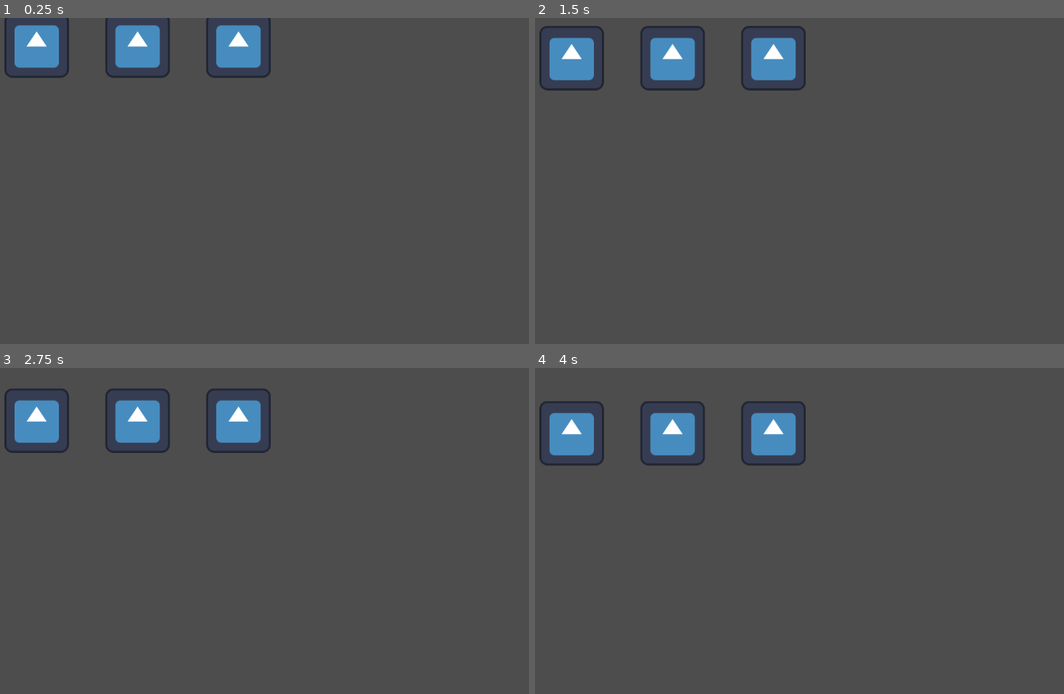
Above: before the commit, frames 1-4 (two rows, left to right).
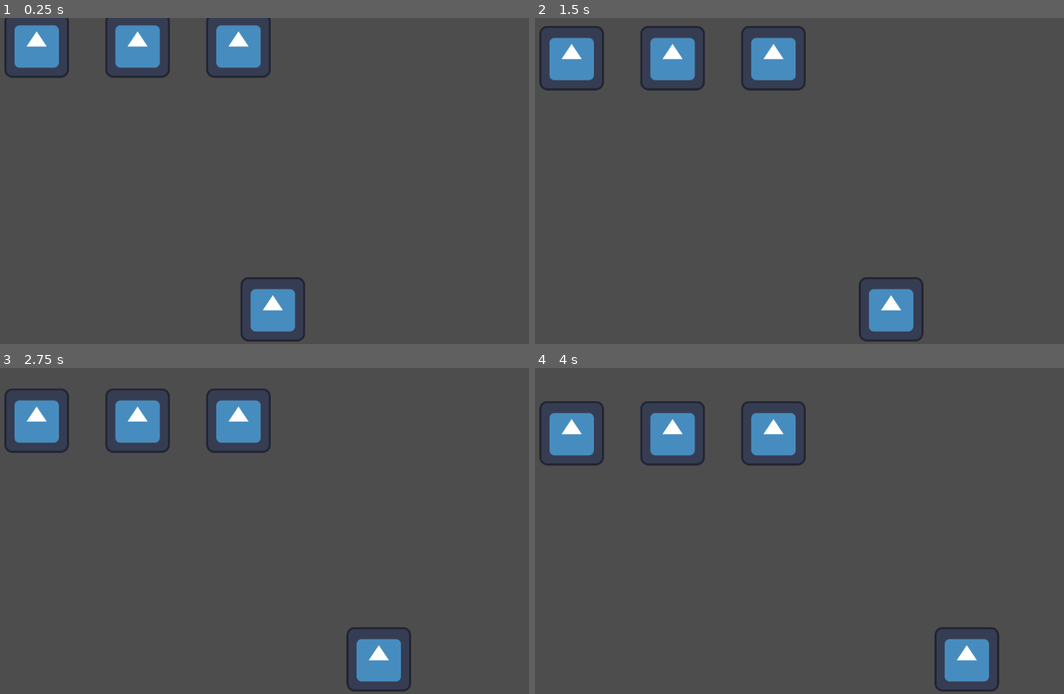
Above: after the commit, the same moments.

Repository: Pchristy03/EAP-Redox
Game: Godot game, scene res://main.tscn
Two runs of this game, one before a commit and one after it. Both use one fixed random seed, a clock stepped at 60 frames per second and the inputs below. The engine's default icon, where the game draws it, is replaced by a stand-in: a white triangle on a blue panel in a dark square.
Inputs:
- Up to frame 1 (0.25 s): no input
- Up to frame 2 (1.5 s): hold Right (ui_right) 0.53-1.28 s; hold Left (ui_left) from 1.28 s (still down)
- Up to frame 3 (2.75 s): release Left (ui_left) at 2.03 s; hold Right (ui_right) from 2.03 s (still down)
- Up to frame 4 (4 s): release Right (ui_right) at 3.53 s; hold Left (ui_left) from 3.53 s (still down)

The runs differ from the first frame. In frame 1, 1.4% of the frame differs, in the area x 45-58%, y 79-100%; in frame 2, 1.4%; in frame 3, 1.4%; in frame 4, 1.4%.

Commit message:
Created Player

Diff:
--- a/asteroid.tscn
+++ b/asteroid.tscn
@@ -6,6 +6,7 @@
 [node name="Asteroid" type="RigidBody2D"]
 gravity_scale = 0.0
 script = ExtResource("1_6ar2y")
+metadata/_edit_group_ = true
 
 [node name="CollisionShape2D" type="CollisionShape2D" parent="."]
 
--- a/main.tscn
+++ b/main.tscn
@@ -1,8 +1,12 @@
-[gd_scene load_steps=3 format=3 uid="uid://b6ptmm0gi8ugi"]
+[gd_scene load_steps=4 format=3 uid="uid://b6ptmm0gi8ugi"]
 
 [ext_resource type="Script" path="res://main.gd" id="1_mgsto"]
 [ext_resource type="PackedScene" uid="uid://dx5bv4rboi0lv" path="res://asteroid.tscn" id="2_bot5a"]
+[ext_resource type="PackedScene" uid="uid://bxt30ase8f12x" path="res://player.tscn" id="3_tc4d2"]
 
 [node name="Main" type="Node"]
 script = ExtResource("1_mgsto")
 ast_scene = ExtResource("2_bot5a")
+
+[node name="Player" parent="." instance=ExtResource("3_tc4d2")]
+position = Vector2(568, 579)
--- /dev/null
+++ b/player.gd
@@ -0,0 +1,12 @@
+extends CharacterBody2D
+
+const SPEED = 300.0
+
+func _physics_process(delta):
+	var direction = Input.get_axis("ui_left", "ui_right")
+	if direction:
+		velocity.x = direction * SPEED
+	else:
+		velocity.x = move_toward(velocity.x, 0, SPEED)
+
+	move_and_slide()
--- /dev/null
+++ b/player.tscn
@@ -0,0 +1,14 @@
+[gd_scene load_steps=3 format=3 uid="uid://bxt30ase8f12x"]
+
+[ext_resource type="Script" path="res://player.gd" id="1_0k6yj"]
+[ext_resource type="Texture2D" uid="uid://bqu7a8ajo65uk" path="res://icon.svg" id="1_umj5i"]
+
+[node name="Player" type="CharacterBody2D"]
+motion_mode = 1
+script = ExtResource("1_0k6yj")
+metadata/_edit_group_ = true
+
+[node name="CollisionShape2D" type="CollisionShape2D" parent="."]
+
+[node name="Sprite2D" type="Sprite2D" parent="."]
+texture = ExtResource("1_umj5i")
